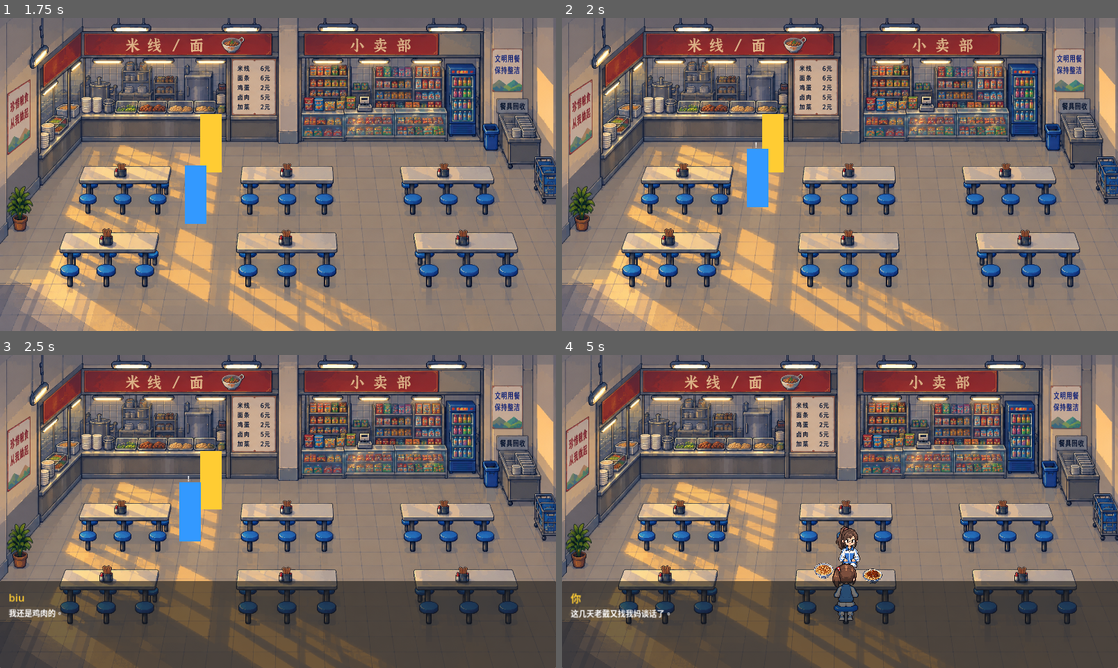
Above: before the commit, frames 1-4 (two rows, left to right).
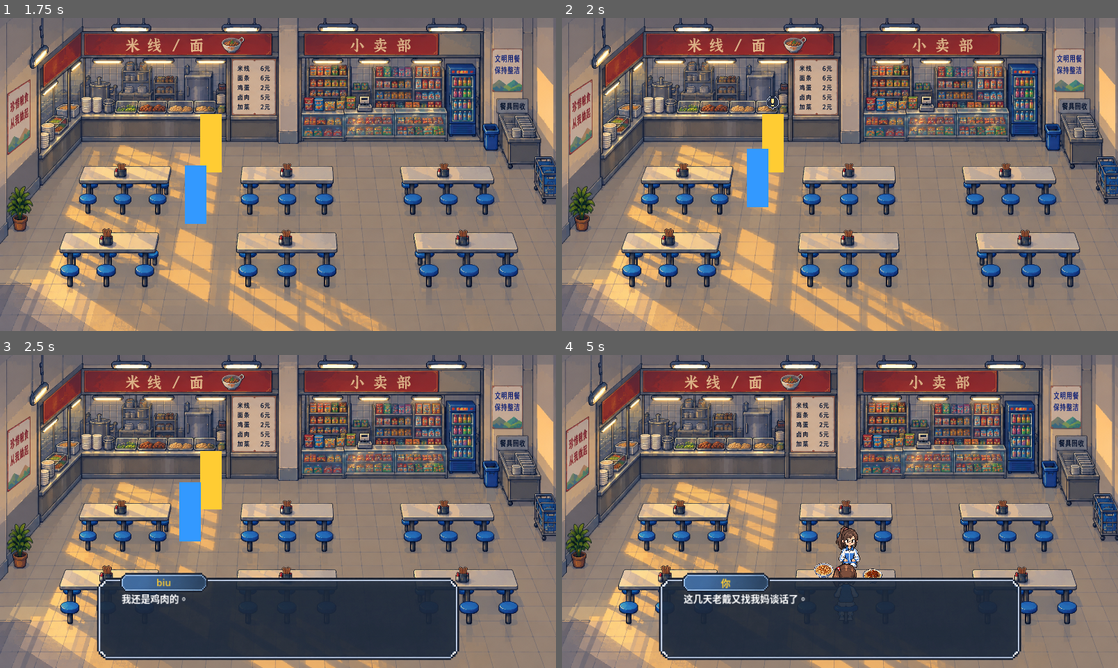
Above: after the commit, the same moments.

Repository: margaret1123/qiu-s-birthday
Game: Godot game, scene res://s02_canteen.tscn
Same seed, same stepped clock (60 frames per second), same inputs: the game is played once before the commit and once after it. This scene is started directly instead of the project's main scene.
Inputs (mouse positions are in pixels of both pictures, inside the frame that each line leads up to):
- Up to frame 1 (1.75 s): tap Enter (ui_accept) at 0.5, 0.77, 0.8, 1.07, 1.35, 1.52 s; move the mouse to (250, 237) at 0.52 s; hold Up (ui_up) from 0.53 s (still down); tap E (interact) at 0.6, 1.55 s; move the mouse to (444, 221) at 1.27 s
- Up to frame 2 (2 s): keep holding Up (ui_up); tap Enter (ui_accept) at 1.82 s
- Up to frame 3 (2.5 s): move the mouse to (111, 464) at 2.02 s; release Up (ui_up) at 2.03 s; hold Left (ui_left) from 2.03 s (still down); tap E (interact) at 2.1 s; tap Enter (ui_accept) at 2.3 s
- Up to frame 4 (5 s): tap Enter (ui_accept) at 2.75, 3.02, 3.32, 3.6, 3.77, 4.07, 4.52, 4.82 s; move the mouse to (867, 511) at 2.77 s; tap E (interact) at 2.85, 4.35 s; move the mouse to (756, 433) at 3.52 s; release Left (ui_left) at 3.53 s; hold Down (ui_down) 3.53-4.28 s; move the mouse to (962, 495) at 4.27 s; hold Right (ui_right) from 4.28 s (still down)

Frame 1 is identical in both runs. In frame 2, less than 0.1% of the frame differs, in the area x 34-40%, y 24-42%; in frame 3, 27%; in frame 4, 27%, in the area x 0-100%, y 69-100%.

Commit message:
polish: finalize npc prompt and dialogue UI
The interaction prompt and the dialogue box were both still prototypes: the
"!" was a Label parented to the Player, and the box was a default Panel.

The prompt now belongs to the NPC. npc.tscn carries its own
InteractIndicator - the pixel bubble art the project already had - above the
NPC's head, and npc.gd drives it from the NPC's own state. player.tscn has no
prompt at all, so there is no second one and nothing scene-local to copy.

It goes up when talking is possible and down when talking is happening: the
player in range, and no DialogueBox already open. It is hidden on the press
that starts a conversation rather than a frame later, so it is never on screen
over the line it opened, and it comes back two frames after the box closes -
one frame to see the close, one to act on it. That gap is what keeps the S11
ending honest: that scene switches the NPC off from inside
dialogue_finished, so a prompt restored on the closing frame would have been
left over the photograph with nothing left able to take it down.

s02_canteen.gd followed the prompt to its new owner. It hides it when the
meal takes the screen, and the meal still runs to the exit.

The dialogue box is the project's own UI art. The source has a lot of
transparent padding around the frame and the name plate, so it is cropped
with an AtlasTexture and drawn at the same scale the choice plates already
use, which puts the box at 835x201 on the 1280x720 viewport. The name plate
gets the NameLabel and the body text starts below it, inside the frame's
inner edge. dialogue_box.gd is untouched: show_dialogue, hide_dialogue,
is_open and dialogue_finished are exactly as they were, on CanvasLayer 20.

No dialogue strings, backgrounds, collisions or transitions were changed.

Co-Authored-By: Claude Code <noreply@anthropic.com>

Diff:
--- a/dialogue_box.tscn
+++ b/dialogue_box.tscn
@@ -1,19 +1,31 @@
-[gd_scene load_steps=2 format=3 uid="uid://d2u0lp08bk2p2"]
+[gd_scene load_steps=4 format=3 uid="uid://d2u0lp08bk2p2"]
 
 [ext_resource type="Script" path="res://dialogue_box.gd" id="1_g22nj"]
+[ext_resource type="Texture2D" path="res://art/UI/UI_dialogue_box.png" id="2_frame"]
+
+[sub_resource type="AtlasTexture" id="AtlasTexture_frame"]
+atlas = ExtResource("2_frame")
+region = Rect2(29, 111, 2117, 509)
 
 [node name="DialogueBox" type="CanvasLayer"]
 layer = 20
 script = ExtResource("1_g22nj")
 
-[node name="Panel" type="Panel" parent="."]
-anchors_preset = 12
+[node name="Panel" type="TextureRect" parent="."]
+anchors_preset = 7
+anchor_left = 0.5
 anchor_top = 1.0
-anchor_right = 1.0
+anchor_right = 0.5
 anchor_bottom = 1.0
-offset_top = -200.0
+offset_left = -417.5
+offset_top = -219.0
+offset_right = 417.5
+offset_bottom = -18.0
 grow_horizontal = 2
 grow_vertical = 0
+texture = SubResource("AtlasTexture_frame")
+expand_mode = 1
+stretch_mode = 0
 
 [node name="MarginContainer" type="MarginContainer" parent="Panel"]
 layout_mode = 1
@@ -22,22 +34,28 @@
 anchor_bottom = 1.0
 grow_horizontal = 2
 grow_vertical = 2
-theme_override_constants/margin_left = 20
-theme_override_constants/margin_top = 20
-theme_override_constants/margin_right = 20
+theme_override_constants/margin_left = 57
+theme_override_constants/margin_top = 4
+theme_override_constants/margin_right = 24
 theme_override_constants/margin_bottom = 20
 
 [node name="VBoxContainer" type="VBoxContainer" parent="Panel/MarginContainer"]
 layout_mode = 2
+theme_override_constants/separation = 0
 
 [node name="NameLabel" type="Label" parent="Panel/MarginContainer/VBoxContainer"]
+custom_minimum_size = Vector2(194, 37)
 layout_mode = 2
+size_flags_horizontal = 0
 theme_override_colors/font_color = Color(1, 0.8, 0.2, 1)
-theme_override_font_sizes/font_size = 24
+theme_override_font_sizes/font_size = 22
 text = "NPC Name"
+horizontal_alignment = 1
+vertical_alignment = 1
 
 [node name="TextLabel" type="Label" parent="Panel/MarginContainer/VBoxContainer"]
 layout_mode = 2
-theme_override_font_sizes/font_size = 18
+size_flags_vertical = 3
+theme_override_font_sizes/font_size = 22
 text = "Dialogue text goes here..."
 autowrap_mode = 3
--- a/npc.gd
+++ b/npc.gd
@@ -14,6 +14,16 @@
 
 var player_nearby = false
 
+## Frames the DialogueBox has read as closed. The prompt is only allowed back
+## once this is past 1, so it never returns on the very frame the box closes.
+## That one-frame gap is what keeps S11 honest: that scene ends by switching the
+## NPC off from inside dialogue_finished, so the frame the last line closes is
+## also the last frame this ever runs - and a prompt put up in it would be left
+## over the photograph with nothing left to take it down.
+var _frames_box_closed = 0
+
+@onready var _prompt: Sprite2D = $InteractIndicator
+
 func _ready():
 	add_to_group("npcs")
 	$InteractionArea.position = interaction_offset
@@ -23,32 +33,55 @@
 	col.shape = shape
 	$InteractionArea.body_entered.connect(_on_body_entered)
 	$InteractionArea.body_exited.connect(_on_body_exited)
+	_prompt.visible = false
 
 func _process(_delta):
-	if player_nearby and Input.is_action_just_pressed("interact"):
-		# An open prompt owns the interact key - the same press that confirms a
-		# choice or advances a line must not also start a conversation behind it.
-		var dialogue_box = get_tree().get_first_node_in_group("dialogue_box")
-		var choice_box = get_tree().get_first_node_in_group("choice_box")
-		if dialogue_box and dialogue_box.is_open():
-			return
-		if choice_box and choice_box.is_open():
-			return
-		interact()
+	if _is_box_open():
+		_frames_box_closed = 0
+	else:
+		_frames_box_closed += 1
+	_prompt.visible = _wants_prompt()
+
+	if not player_nearby or not Input.is_action_just_pressed("interact"):
+		return
+	# An open prompt owns the interact key - the same press that confirms a
+	# choice or advances a line must not also start a conversation behind it.
+	var dialogue_box = get_tree().get_first_node_in_group("dialogue_box")
+	var choice_box = get_tree().get_first_node_in_group("choice_box")
+	if dialogue_box and dialogue_box.is_open():
+		return
+	if choice_box and choice_box.is_open():
+		return
+	interact()
+
+## The prompt is the invitation to talk, so it is up exactly when talking is
+## possible: the player is in range and no conversation already owns the screen.
+## It is not "this NPC is the one being talked to" - a scene is free to open the
+## box itself, and the prompt goes down for that too.
+func _is_box_open() -> bool:
+	var dialogue_box = get_tree().get_first_node_in_group("dialogue_box")
+	return dialogue_box != null and dialogue_box.is_open()
+
+func _wants_prompt() -> bool:
+	return player_nearby and not _is_box_open() and _frames_box_closed > 1
 
 func _on_body_entered(body):
 	if body.name == "Player":
 		player_nearby = true
-		body.get_node("InteractIndicator").visible = true
+		_prompt.visible = _wants_prompt()
 
 func _on_body_exited(body):
 	if body.name == "Player":
 		player_nearby = false
-		body.get_node("InteractIndicator").visible = false
+		_prompt.visible = false
 
 func interact():
 	var dialogue_box = get_tree().get_first_node_in_group("dialogue_box")
 	if dialogue_box:
+		# Down before the box goes up: the press that starts a conversation must
+		# not leave the invitation to start it on screen over the first line.
+		_frames_box_closed = 0
+		_prompt.visible = false
 		# Deferred so the box does not become visible during the same frame as
 		# this interact press. If it did, dialogue_box._process would still see
 		# that press as "just pressed" and advance straight past the first line.
--- a/npc.tscn
+++ b/npc.tscn
@@ -1,12 +1,17 @@
-[gd_scene load_steps=4 format=3 uid="uid://duah71j3glpcq"]
+[gd_scene load_steps=6 format=3 uid="uid://duah71j3glpcq"]
 
 [ext_resource type="Script" path="res://npc.gd" id="1_fqxuw"]
+[ext_resource type="Texture2D" path="res://art/UI/！！！！b83567b8-b2da-4582-a89a-3d073f4ee10f.png" id="2_prompt"]
 
 [sub_resource type="RectangleShape2D" id="RectangleShape2D_vy1wt"]
 size = Vector2(40, 28)
 
 [sub_resource type="RectangleShape2D" id="RectangleShape2D_interact"]
 size = Vector2(140, 120)
+
+[sub_resource type="AtlasTexture" id="AtlasTexture_prompt"]
+atlas = ExtResource("2_prompt")
+region = Rect2(370, 362, 514, 563)
 
 [node name="NPC" type="StaticBody2D"]
 script = ExtResource("1_fqxuw")
@@ -26,3 +31,9 @@
 
 [node name="CollisionShape2D" type="CollisionShape2D" parent="InteractionArea"]
 shape = SubResource("RectangleShape2D_interact")
+
+[node name="InteractIndicator" type="Sprite2D" parent="."]
+visible = false
+position = Vector2(0, -208)
+scale = Vector2(0.0782, 0.0782)
+texture = SubResource("AtlasTexture_prompt")
--- a/player.tscn
+++ b/player.tscn
@@ -18,12 +18,3 @@
 [node name="CollisionShape2D" type="CollisionShape2D" parent="."]
 position = Vector2(0, -14)
 shape = SubResource("RectangleShape2D_3vwql")
-
-[node name="InteractIndicator" type="Label" parent="."]
-visible = false
-offset_left = -8.0
-offset_top = -206.0
-offset_right = 24.0
-offset_bottom = -182.0
-text = "!"
-theme_override_font_sizes/font_size = 24
--- a/s02_canteen.gd
+++ b/s02_canteen.gd
@@ -135,7 +135,7 @@
 @onready var _fade = $FadeOverlay
 @onready var _player: CharacterBody2D = $WorldSort/Player
 @onready var _player_body: ColorRect = $WorldSort/Player/Body
-@onready var _interact_indicator: Label = $WorldSort/Player/InteractIndicator
+@onready var _interact_indicator: Node2D = $WorldSort/Biu/InteractIndicator
 @onready var _biu: StaticBody2D = $WorldSort/Biu
 @onready var _biu_body: ColorRect = $WorldSort/Biu/Body
 @onready var _meal_biu: Node2D = $WorldSort/MealBiu
Binary file added: art/UI/UI_dialogue_box.png
